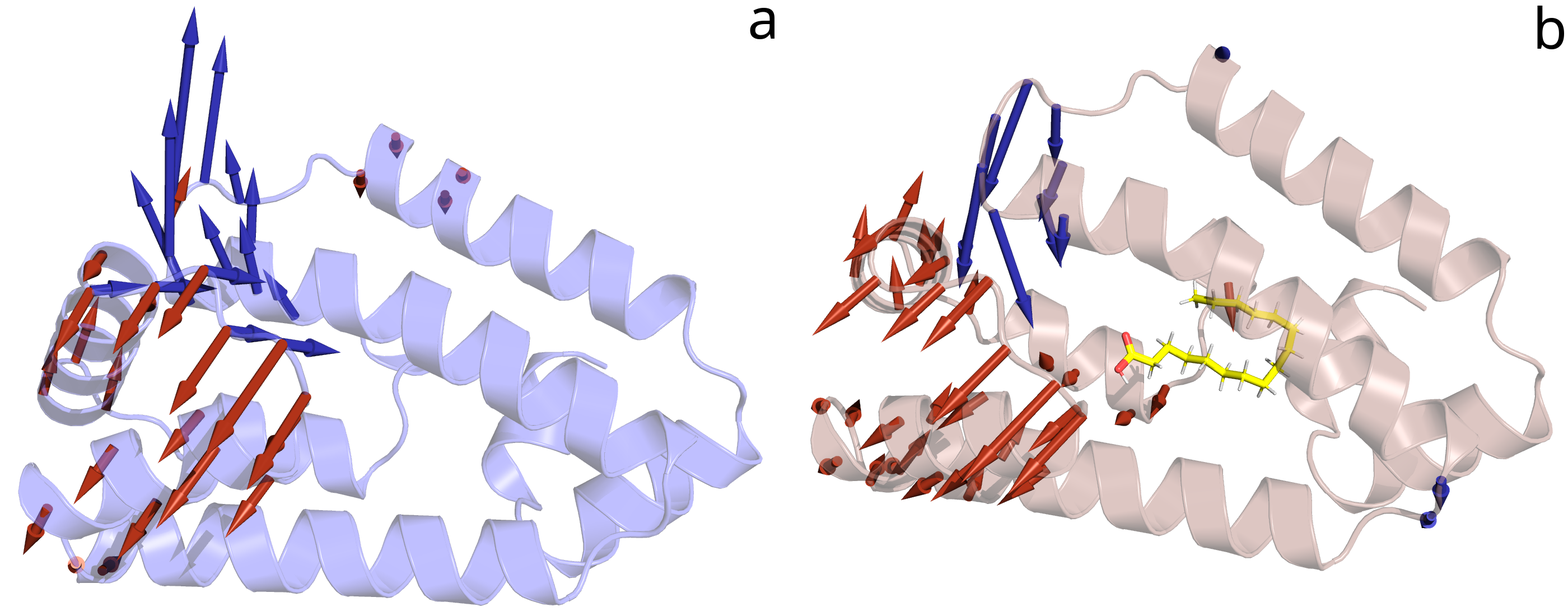
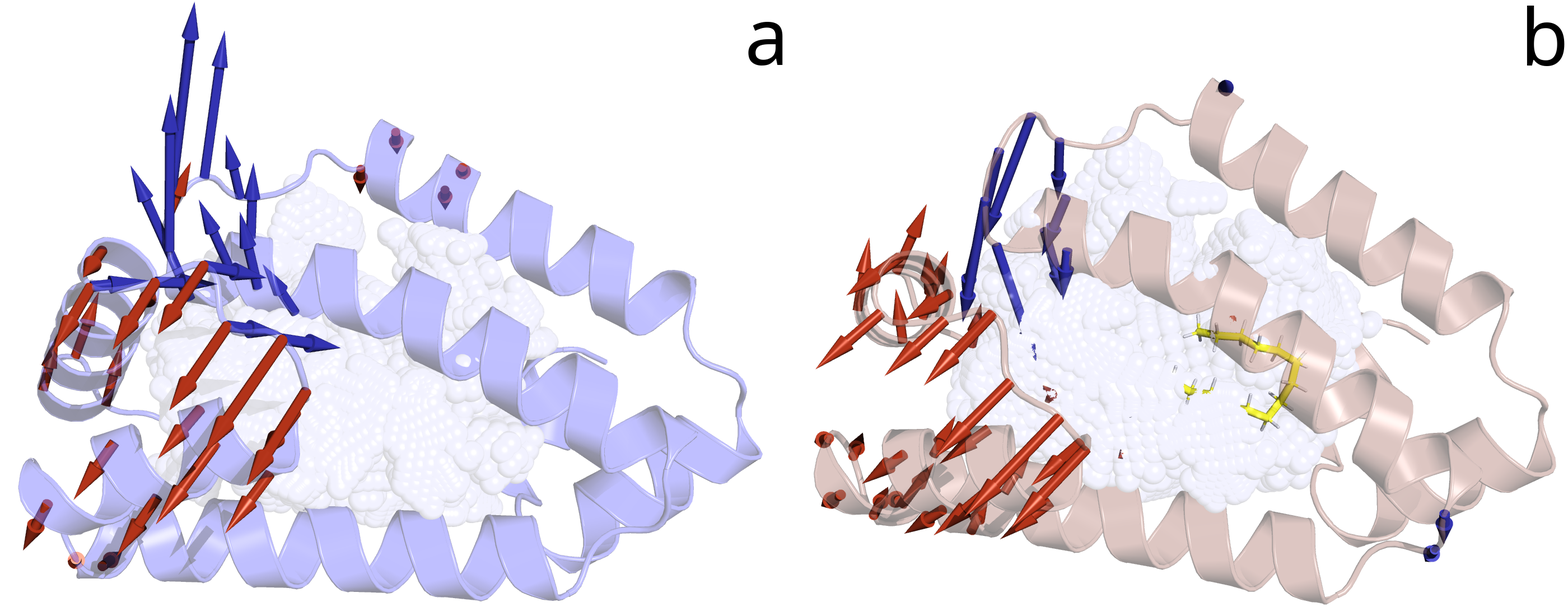
Layer changes from the first 1568px x 616px image to the second:
added layer "b" above "a" over [1526, 5, 1565, 67]
added layer "a" above "Pasted Layer" over [748, 21, 783, 66]
painted on "Pasted Layer" over [810, 5, 1565, 605]
painted on "4uet.png" over [17, 1, 775, 606]
